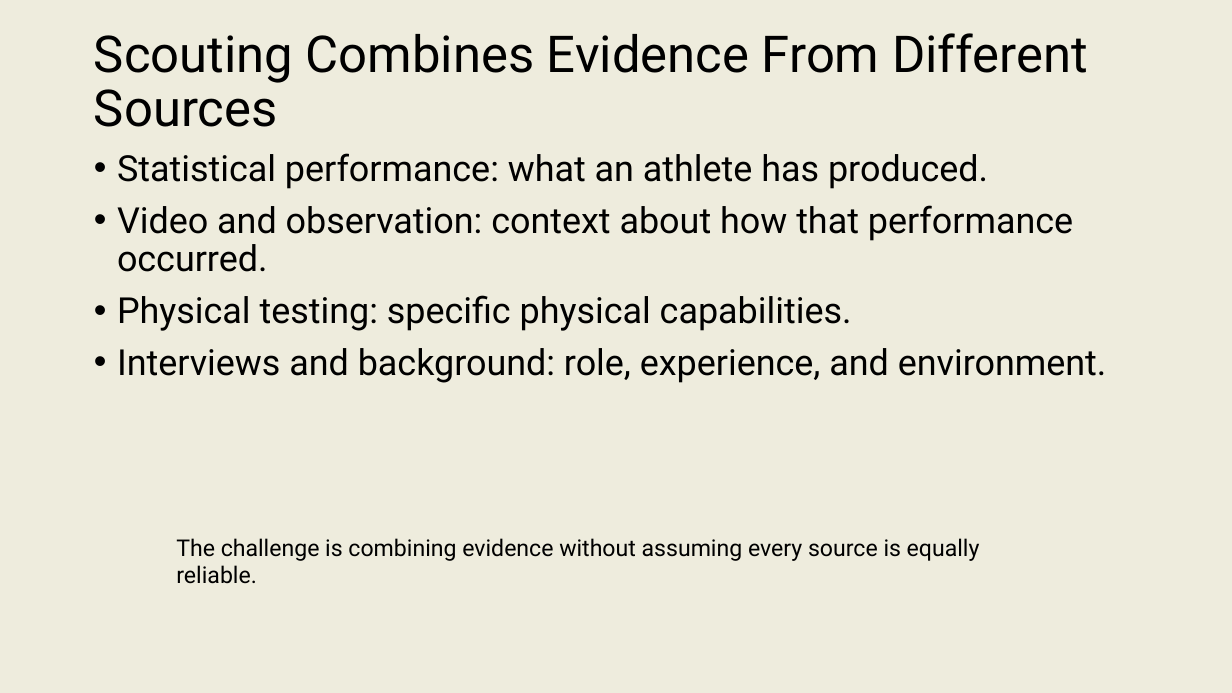
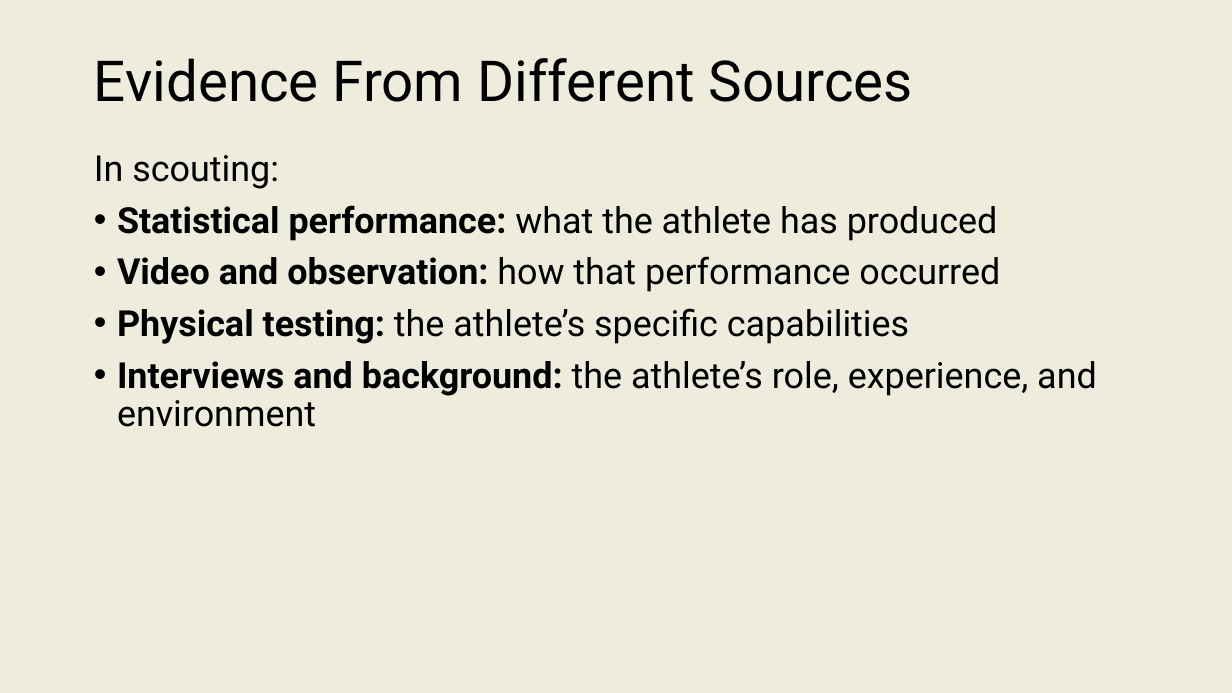
Before and after one commit to onishisaryu/HES-3000-Sports-Data-Analytics, a slide deck: slide 7 of pptx canvas/Lecture2.pptx. Drawn at 1232x693 pixels with LibreOffice and Linux fonts; fonts in the diff are those of the drawing. Boxes give left, top, right and bottom in pixels: in the first picture for what was removed or moved away, otherwise in the second. Text is boxed around its words. In the diff, an @@ line names an element or a change of style, - is before the commit and + after.

```diff
--- a/pptx canvas/Lecture2.pptx
+++ b/pptx canvas/Lecture2.pptx
@@ title at (94, 58, 913, 102): text changed; size 39.6 to 44 pt @@
-Scouting Combines Evidence From Different Sources
+Evidence From Different Sources
@@ text at (94, 155, 1097, 427): text changed @@
-• Statistical performance: what an athlete has produced.
-• Video and observation: context about how that performance occurred.
-• Physical testing: specific physical capabilities.
-• Interviews and background: role, experience, and environment.
+In scouting:
+• Statistical performance: what the athlete has produced
+• Video and observation: how that performance occurred
+• Physical testing: the athlete’s specific capabilities
+• Interviews and background: the athlete’s role, experience, and environment
@@ text removed at (176, 538, 980, 561) @@
-The challenge is combining evidence without assuming every source is equally reliable.
```
Also in this commit, not shown: 21 other slides changed, 2 slides added, 4 other files.
